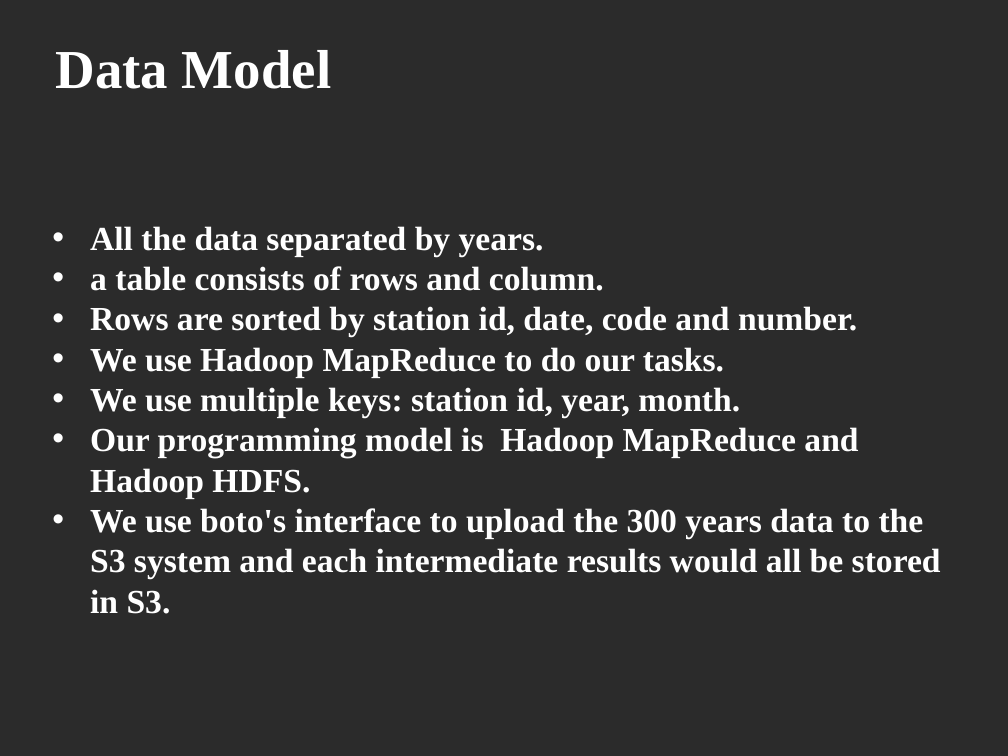
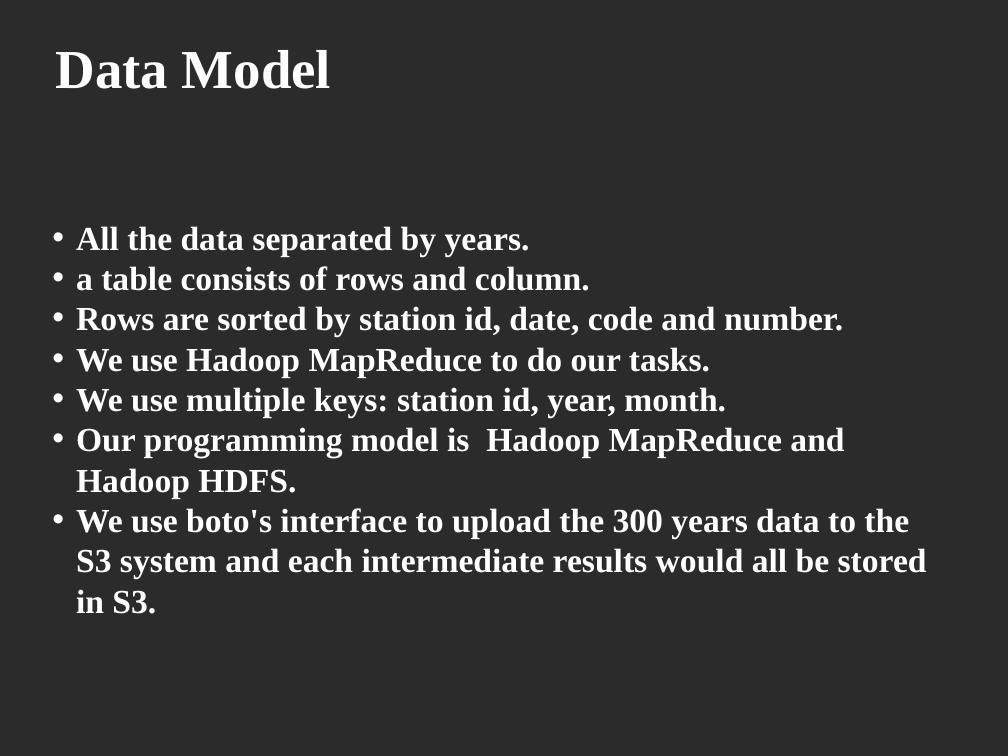
Before and after one commit to raynald/ETH_BBBigData, a slide deck: slide 2 of report_milestone3/Milestone 3.pptx. Drawn at 1008x756 pixels with LibreOffice and Linux fonts; fonts in the diff are those of the drawing; background and template pictures are left out; a plain dark background stands for a picture behind light text. Boxes give left, top, right and bottom in pixels: in the first picture for what was removed or moved away, otherwise in the second. Text is boxed around its words. In the diff, an @@ line names an element or a change of style, - is before the commit and + after.

Commit message:
typo

```diff
--- a/report_milestone3/Milestone 3.pptx
+++ b/report_milestone3/Milestone 3.pptx
@@ text at bbox=[76, 226, 927, 614]: indent changed @@
@@ text at bbox=[76, 266, 843, 337]: text changed @@
-• a table consists of rows and column.
-  Rows are sorted by station id, date, code and number.
+• a table consists of rows and column.
+• Rows are sorted by station id, date, code and number.
```
Also in this commit, not shown: 3 other slides changed.
